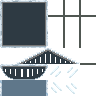
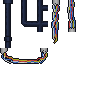
Layers edited between the first and the second 100x100 image:
added layer "Layer 1" above "Basic Tiles" over [0,0,76,64]
painted on "Basic Tiles" over [0,0,96,96]
